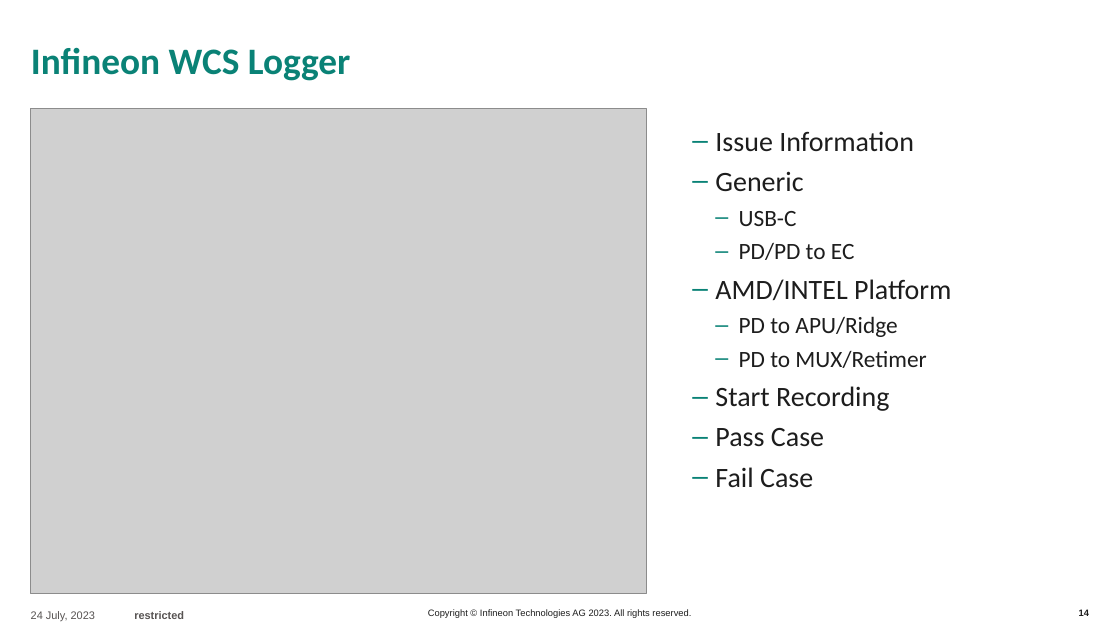
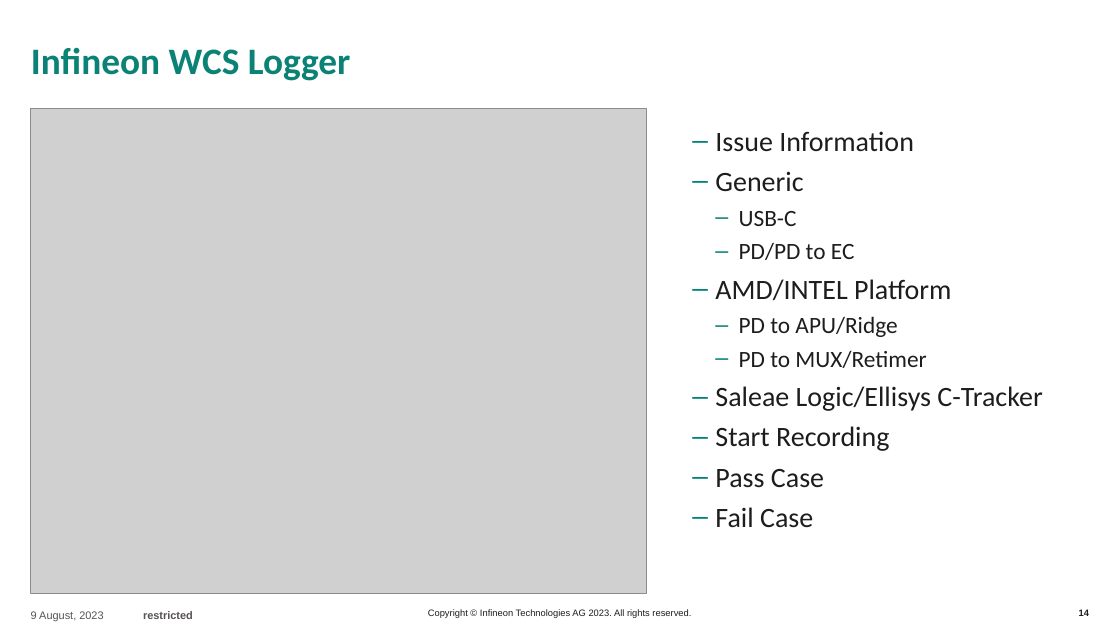
Before and after one commit to IFTWTraven/py_automation_saleae, a slide deck: slide 14 of docs/IFX MSD cases.pptx. Drawn at 1120x630 pixels with LibreOffice and Linux fonts; fonts in the diff are those of the drawing; grey boxes stand for pictures; background and template pictures are left out. Boxes give left, top, right and bottom in pixels: in the first picture for what was removed or moved away, otherwise in the second. Text is boxed around its words. In the diff, an @@ line names an element or a change of style, - is before the commit and + after.

```diff
--- a/docs/IFX MSD cases.pptx
+++ b/docs/IFX MSD cases.pptx
@@ text at [715, 386, 1042, 411]: paragraph added @@
+‒ Saleae Logic/Ellisys C-Tracker
@@ text at [31, 611, 193, 621]: text changed @@
-24 July, 2023 restricted
+9 August, 2023 restricted
```
Also in this commit, not shown: 18 other slides changed, 1 slide added, 27 other files.
